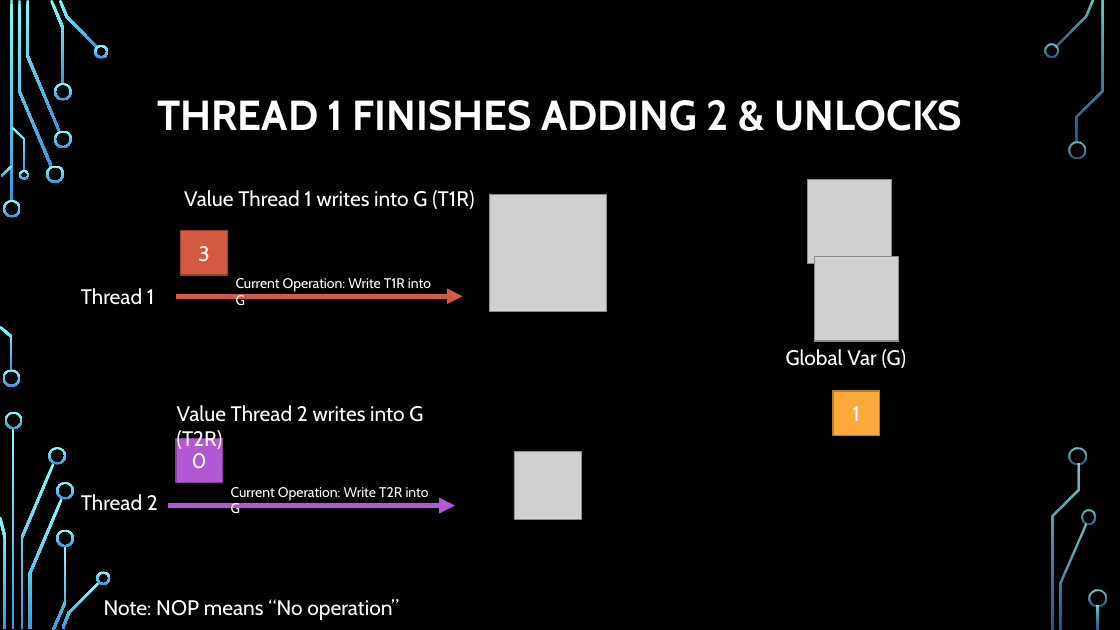
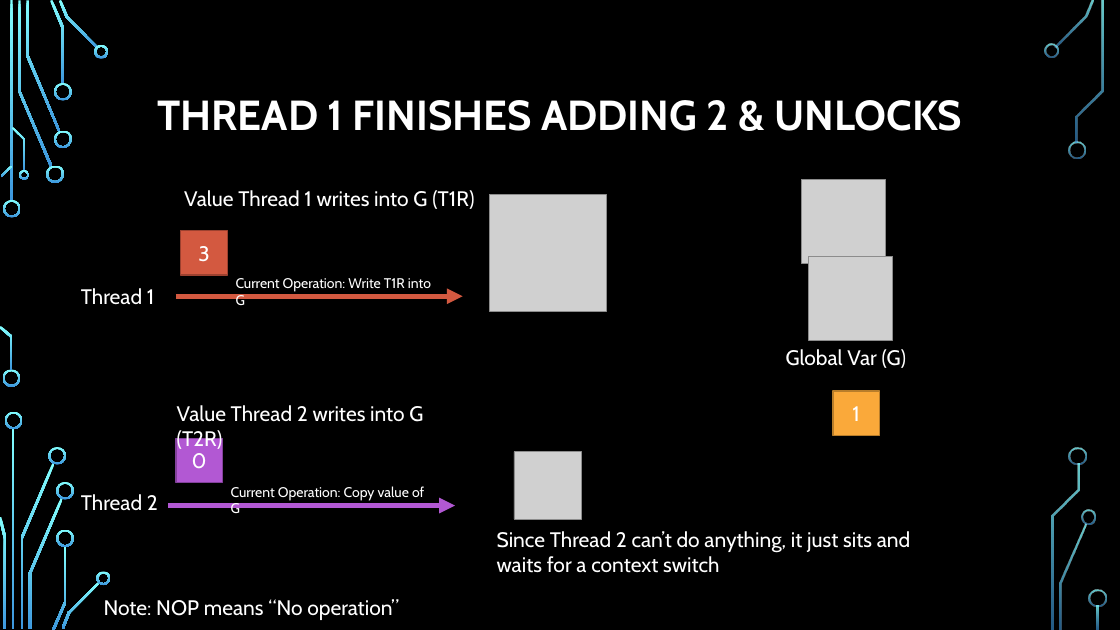
Before and after one commit to psypdt/Advanced_Summer_Course, a slide deck: slide 47 of Day3/Day_3.pptx (slide 48 before the commit). Drawn at 1120x630 pixels with LibreOffice and Linux fonts; fonts in the diff are those of the drawing; grey boxes stand for pictures; background and template pictures are left out. Boxes give left, top, right and bottom in pixels: in the first picture for what was removed or moved away, otherwise in the second. Text is boxed around its words. In the diff, an @@ line names an element or a change of style, - is before the commit and + after.

```diff
--- a/Day3/Day_3.pptx
+++ b/Day3/Day_3.pptx
@@ picture: place and size @@
-picture at <box>807,180,891,264</box>
+picture at <box>802,180,886,264</box>
@@ picture: place and size @@
-picture at <box>814,256,898,340</box>
+picture at <box>809,256,893,340</box>
@@ picture removed at <box>814,258,898,342</box> @@
@@ text at <box>231,486,424,517</box>: text changed @@
-Current Operation: Write T2R into G
+Current Operation: Copy value of G
@@ text added at <box>497,531,910,573</box>, 18 pt, text #FFFFFF @@
+Since Thread 2 can’t do anything, it just sits and waits for a context switch
```
Also in this commit, not shown: 5 other slides changed, 9 slides added.
